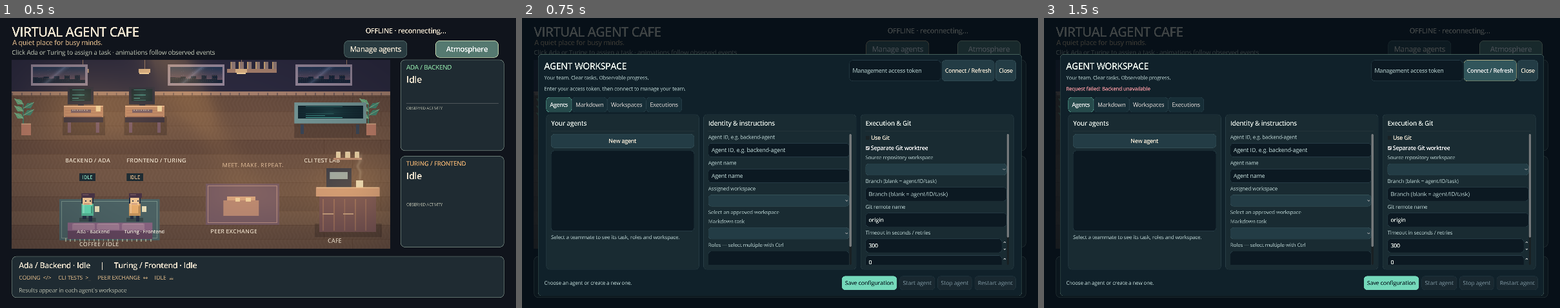
Above: before the commit, frames 1-3 (left to right).
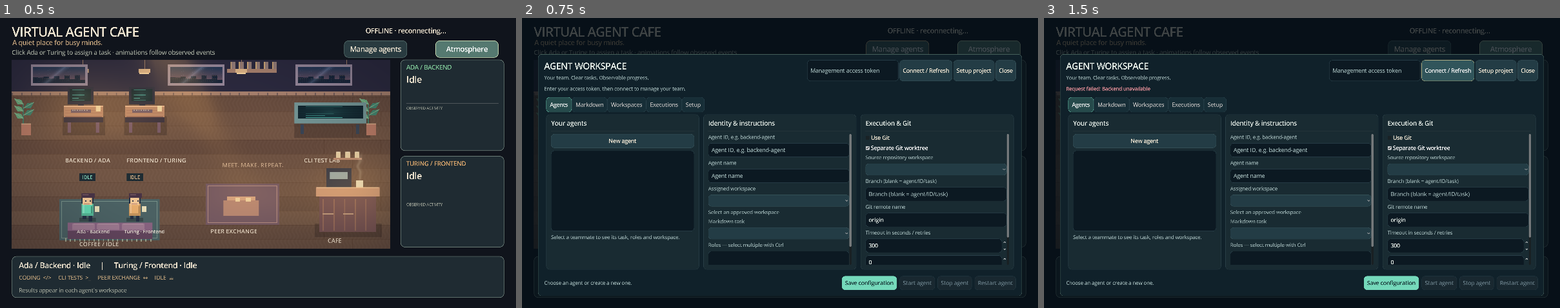
Above: after the commit, the same moments.

Repository: St3fanTh/VirtualAgentCafe
Game: Godot game, scene res://scenes/cafe.tscn
Two runs of this game, one before a commit and one after it. Both use one fixed random seed, a clock stepped at 60 frames per second and the inputs below.
Inputs:
- Up to frame 1 (0.5 s): no input
- Up to frame 2 (0.75 s): click "Manage agents" at 0.5 s
- Up to frame 3 (1.5 s): click "Connect / Refresh" at 1.25 s

Frame 1 is identical in both runs. In frame 2, 0.9% of the frame differs, in the area x 31-91%, y 14-33%; in frame 3, 1.4%, in the area x 31-92%, y 14-33%.

Commit message:
feat: add guided project and agent setup

Diff:
--- a/game/scripts/management.gd
+++ b/game/scripts/management.gd
@@ -55,7 +55,13 @@
 var agent_summary: Label
 var workspace_id: LineEdit
 var remote_name: LineEdit
-var tab_keys := ["Agents", "Markdown", "Workspaces", "Executions"]
+var tab_keys := ["Agents", "Markdown", "Workspaces", "Executions", "Setup"]
+var setup_project: OptionButton
+var setup_objective: TextEdit
+var setup_result: TextEdit
+var setup_remote: CheckBox
+var setup_ready := false
+var setup_checked_project := ""
 
 const INK := Color("e4ece6")
 const MUTED := Color("92a9aa")
@@ -96,13 +102,13 @@
 	result.mouse_default_cursor_shape = Control.CURSOR_POINTING_HAND
 	result.pressed.connect(callback)
 	parent.add_child(result)
-	if text in ["Save configuration", "Save Markdown"]:
+	if text in ["Save configuration", "Save Markdown", "Create backend + frontend team"]:
 		result.add_theme_stylebox_override("normal", panel_style(MINT, MINT, 12))
 		result.add_theme_stylebox_override("hover", panel_style(Color("a0ead3"), MINT, 12))
 		result.add_theme_color_override("font_color", Color("10292c"))
 		result.add_theme_color_override("font_hover_color", Color("10292c"))
 	buttons[text] = result
-	if text not in ["Close", "Connect / Refresh", "New agent", "New definition", "Load selected", "Refresh execution history"]:
+	if text not in ["Close", "Connect / Refresh", "New agent", "New definition", "Load selected", "Refresh execution history", "Setup project", "Find projects"]:
 		mutation_buttons.append(result)
 	return result
 
@@ -213,6 +219,7 @@
 	token.text_submitted.connect(func(_text): refresh())
 	connection.add_child(token)
 	button(connection, "Connect / Refresh", refresh)
+	button(connection, "Setup project", open_setup)
 	button(connection, "Close", hide)
 	notice = caption("Enter your access token, then connect to manage your team.")
 	notice.custom_minimum_size.y = 28
@@ -226,6 +233,7 @@
 	build_definitions(tabs)
 	build_git(tabs)
 	build_executions(tabs)
+	build_setup(tabs)
 	bind_form_changes()
 	update_buttons()
 	add_child(poll)
@@ -233,6 +241,8 @@
 	poll.timeout.connect(poll_updates)
 	poll.start()
 	hide()
+	if OS.get_environment("VAC_OPEN_SETUP") == "1":
+		call_deferred("open_setup")
 
 func page(parent_tabs: TabContainer, title: String) -> HBoxContainer:
 	var page_margin := MarginContainer.new()
@@ -483,7 +493,25 @@
 		call_deferred("after_response")
 		return
 	var finished_action: String = completed.get("action", action)
-	if finished_action == "overview":
+	if finished_action == "setup_projects":
+		fill_options(setup_project, data.get("projects", []))
+		if not OS.get_environment("VAC_SETUP_PROJECT").is_empty():
+			choose(setup_project, OS.get_environment("VAC_SETUP_PROJECT"))
+		setup_ready = false
+		setup_result.text = "Select your project, describe the goal and run Check project.\n\nApproved folder: " + str(data.get("approved_root", "")) + "\n\nProject missing? Run scripts/setup-project.py on your Docker host to select and mount its folder."
+	elif finished_action == "setup_check":
+		setup_checked_project = str(data.get("project", ""))
+		setup_ready = bool(data.get("ready", false)) and setup_checked_project == chosen(setup_project)
+		setup_result.text = "PROJECT · " + setup_checked_project + "\n\n"
+		for entry in data.get("checks", []):
+			setup_result.text += ("PASS · " if entry.get("ok", false) else "FIX · ") + str(entry.get("detail", "")) + "\n\n"
+		setup_result.text += "Branch: " + str(data.get("git", {}).get("branch", "")) + "\nOrigin: " + str(data.get("remote", "")) + "\n" + str(data.get("remote_status", "")) + "\n\n" + str(data.get("dirty_warning", ""))
+	elif finished_action == "setup_team":
+		setup_result.text = "TEAM READY\n\n" + "\n".join(data.get("agents", [])) + "\n\nTwo separate worktrees and branches are ready. No agent has started.\n\nNext: open Agents, review each Markdown task and its interface contract, then Start agent. Review diffs and tests before accepting results. No automatic push or merge."
+		setup_ready = false
+		pending_refresh = true
+		set_notice("Project configured. Review tasks, then start your team in Agents.")
+	elif finished_action == "overview":
 		cache = data
 		populate()
 		if not bool(completed.get("background", false)) or not notice_is_error:
@@ -551,6 +579,9 @@
 			busy = true
 	for node in mutation_buttons:
 		node.disabled = busy
+	if setup_project != null:
+		buttons["Create backend + frontend team"].disabled = busy or not setup_ready or chosen(setup_project) != setup_checked_project or setup_objective.text.strip_edges().length() < 10
+		buttons["Check project"].disabled = busy or chosen(setup_project).is_empty()
 	var running := false
 	var ready := false
 	var selected: Dictionary = {}
@@ -816,3 +847,48 @@
 	if visible and event is InputEventKey and event.pressed and event.keycode == KEY_ESCAPE:
 		hide()
 		get_viewport().set_input_as_handled()
+
+
+func open_setup() -> void:
+	show_management()
+	tabs.current_tab = 4
+	if token.text.strip_edges().is_empty():
+		set_notice("Connect with your local management token first. The project starter connects automatically.", true)
+		return
+	call_api("setup_projects", "/setup")
+
+func build_setup(parent_tabs: TabContainer) -> void:
+	var row := page(parent_tabs, "Setup")
+	var form := card(row, "1 · Your project and goal", 700)
+	form.add_child(caption("Choose an existing Git project. The assistant prepares two independent agents; it never starts a model task or publishes changes automatically."))
+	setup_project = option(form, "Approved Git project")
+	setup_project.item_selected.connect(func(_index):
+		setup_ready = false
+		update_buttons())
+	button(form, "Find projects", func(): call_api("setup_projects", "/setup"))
+	form.add_child(caption("What should your team implement? Define the shared API contract when possible. Tasks remain editable Markdown."))
+	setup_objective = TextEdit.new()
+	setup_objective.placeholder_text = "Build a task tracker. Backend: task API. Frontend: task list and creation form. Shared contract: GET /api/tasks → [{id, title}], POST /api/tasks accepts {title}."
+	setup_objective.custom_minimum_size = Vector2(500, 170)
+	setup_objective.wrap_mode = TextEdit.LINE_WRAPPING_BOUNDARY
+	setup_objective.text_changed.connect(update_buttons)
+	form.add_child(setup_objective)
+	setup_remote = CheckBox.new()
+	setup_remote.text = "Also check remote access (read only)"
+	form.add_child(setup_remote)
+	var actions := HBoxContainer.new()
+	actions.add_theme_constant_override("separation", 12)
+	form.get_parent().get_parent().add_child(actions)
+	button(actions, "Check project", func():
+		setup_ready = false
+		call_api("setup_check", "/setup/check", HTTPClient.METHOD_POST, {"project": chosen(setup_project), "check_remote": setup_remote.button_pressed}))
+	button(actions, "Create backend + frontend team", func():
+		call_api("setup_team", "/setup/team", HTTPClient.METHOD_POST, {"project": chosen(setup_project), "objective": setup_objective.text.strip_edges()}))
+	var results := card(row, "2 · Readiness and next steps", 750)
+	setup_result = TextEdit.new()
+	setup_result.editable = false
+	setup_result.wrap_mode = TextEdit.LINE_WRAPPING_BOUNDARY
+	setup_result.custom_minimum_size = Vector2(600, 490)
+	setup_result.size_flags_vertical = Control.SIZE_EXPAND_FILL
+	setup_result.text = "LOCAL STARTER\n\nRun python3 scripts/setup-project.py on Linux/WSL. Select your repository folder. The starter mounts only that project, connects Godot and opens this assistant.\n\nCODEX\n\nBoth agents use the backend's Codex login, with separate roles, tasks and worktrees. Use starter --login if needed.\n\nSSH\n\nThe starter forwards an existing SSH-agent socket and known_hosts to the Git service. It never copies private keys. Remote checks are optional and do not test push permission."
+	results.add_child(setup_result)
--- a/game/tests/render_management.gd
+++ b/game/tests/render_management.gd
@@ -20,6 +20,9 @@
 		"roles": [{"file": "backend.md", "content": "# Backend Developer\n\nBuild clear APIs and test important behavior."}, {"file": "frontend.md", "content": "# Frontend Developer"}],
 		"tasks": [{"file": "implement-api.md", "content": "# Implement the project API\n\n## Objective\nExtend the existing service.\n\n## Acceptance Criteria\n- API tests pass\n- Changes stay on the agent branch\n- Reviewer accepts the task"}],
 		"executions": []}
+	ui.setup_project.add_item("my-project")
+	ui.setup_objective.text = "Build a task tracker. Backend: task API. Frontend: task list and creation form. Shared contract: GET /api/tasks and POST /api/tasks."
+	ui.setup_result.text = "DESIGN PREVIEW · example data\n\n1. Choose the project folder using the local starter.\n\n2. Run Check project to verify Codex login, namespace sandbox and Git.\n\n3. Create your team. Each agent gets editable Markdown roles/tasks and its own worktree and branch.\n\n4. Review the tasks and start each agent from Agents.\n\nNo automatic model task, push or merge."
 	ui.populate()
 	ui.load_agent(0)
 	ui.show_management()
@@ -28,7 +31,7 @@
 	if directory.is_empty():
 		directory = "/tmp/vac-ui-previews"
 	DirAccess.make_dir_recursive_absolute(directory)
-	for index in 4:
+	for index in 5:
 		ui.tabs.current_tab = index
 		if index == 1:
 			ui.load_definition()
--- /dev/null
+++ b/game/tests/test_setup_input.gd
@@ -0,0 +1,51 @@
+extends "res://tests/test_gui_input.gd"
+
+func run() -> void:
+	root.gui_embed_subwindows = true
+	cafe = load("res://scenes/cafe.tscn").instantiate()
+	root.add_child(cafe)
+	if OS.get_environment("VAC_GUI_RENDERED") == "1":
+		cafe.world.hide()
+	await frames(12)
+	var ui = cafe.management
+	ui.poll.stop()
+	await settled(ui)
+	check(ui.visible and ui.tabs.current_tab == 4, "Starter opens wizard automatically")
+	check(ui.chosen(ui.setup_project) == "wizard-project", "Starter preselects mounted project")
+	await click(ui.buttons["Close"])
+	var entry: Button
+	for node in cafe.find_children("*", "Button", true, false):
+		if node.text == "Manage agents":
+			entry = node
+	await click(entry)
+	await settled(ui)
+	await click(ui.buttons["Setup project"])
+	await settled(ui)
+	check(ui.tabs.current_tab == 4, "Project setup opens through pointer")
+	check(ui.setup_project.item_count == 1, "Approved source repositories listed")
+	check(ui.buttons["Create backend + frontend team"].disabled, "Cannot create before checks")
+	await type_text(ui.setup_objective, "Build an API and matching frontend. Share the task contract.")
+	await click(ui.buttons["Check project"])
+	await settled(ui)
+	check(ui.setup_ready, "Real namespace and repository checks pass with fixture login")
+	check(ui.setup_result.text.contains("PASS"), "Readiness report visible")
+	check(not ui.buttons["Create backend + frontend team"].disabled, "Ready team can be created")
+	await click(ui.buttons["Create backend + frontend team"])
+	await settled(ui)
+	check(ui.setup_result.text.contains("TEAM READY"), "Creation result is shown")
+	check(ui.cache.agents.size() == 2, "Both agents persist via API")
+	for agent in ui.cache.agents:
+		check(agent.state == "CONFIGURED", "Setup never starts model tasks")
+		check(not agent.config.git.allow_push, "Push disabled by default")
+		check(agent.config.git.worktree, "Separate worktree for each agent")
+	await tab(ui, 0)
+	check(ui.agents.item_count == 2, "Team appears in original agent management")
+	await click(ui.agents, Vector2(35, 20))
+	await frames()
+	check(not ui.active_agent.is_empty(), "Generated agent can be selected for review")
+	await click(ui.buttons["Close"])
+	check(not ui.visible, "Wizard can be closed")
+	cafe.queue_free()
+	await frames()
+	print("Godot project setup input tests: PASS (", checks, " checks)")
+	quit(0)
Not shown, added: game/tests/test_setup_input.gd.uid
Not shown, changed: .github/workflows/ci.yml
Not shown, changed: PROGRESS.md
Not shown, changed: README.md
Not shown, changed: backend/tests/fixtures/managed_runtime_app.py
Not shown, changed: backend/tests/test_game_management.py
Not shown, added: backend/tests/test_project_setup.py
Not shown, changed: backend/virtual_agent_cafe/management/api.py
Not shown, changed: backend/virtual_agent_cafe/management/git.py
Not shown, added: backend/virtual_agent_cafe/management/setup.py
Not shown, changed: docs/agent-management.md
Not shown, added: docs/images/setup-preview.png
(and 2 more such lines)
